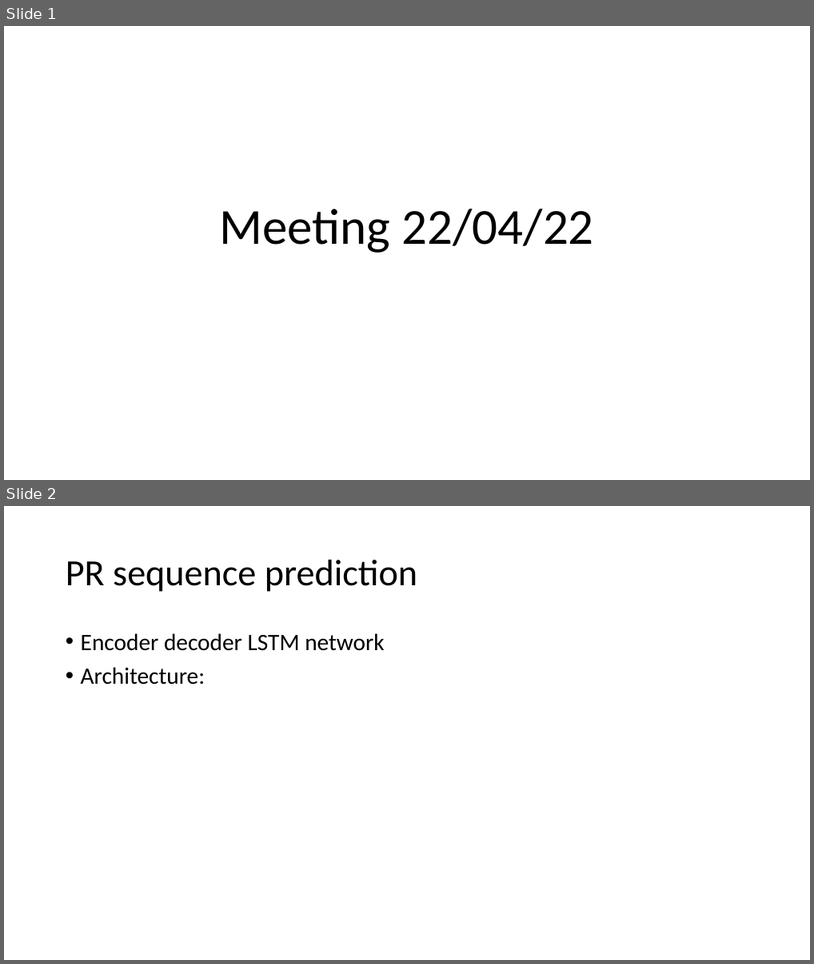
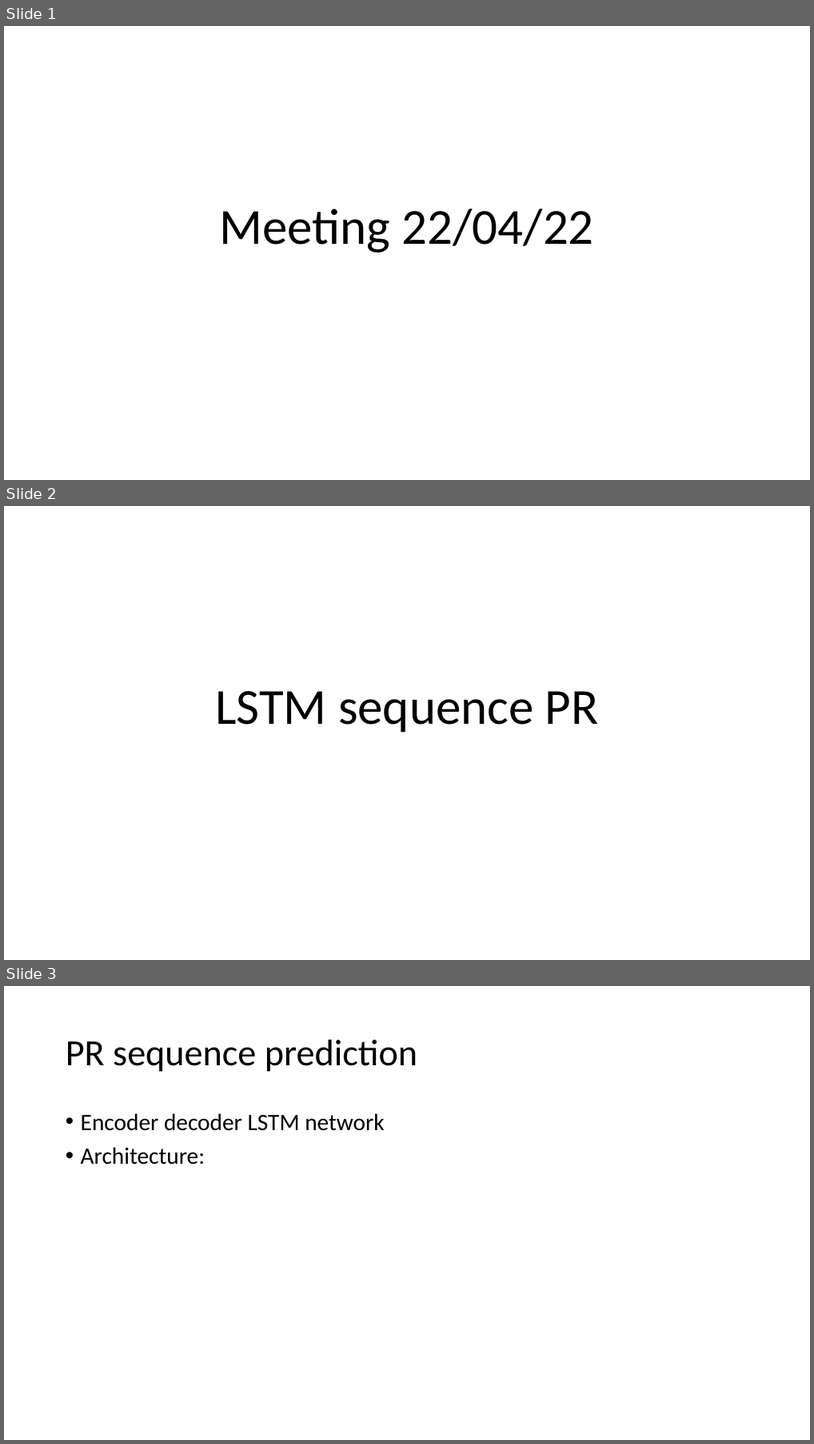
Before and after one commit to lancedw/3D-state-prediction-for-surface-vessels-using-IMU-data-and-images, a slide deck: Documentation/Presentations/Meeting 22-04-22.pptx. Shown one above the other, each under a label of ours: slides 1 and 2 before the commit, slides 1, 2 and 3 after it. The pictures are 814x964 and 814x1444 pixels, drawn with LibreOffice and Linux fonts; fonts in the diff are those of the drawing. Boxes give left, top, right and bottom in pixels: in the first picture for what was removed or moved away, otherwise in the second. Text is boxed around its words. In the diff, an @@ line names an element or a change of style, - is before the commit and + after.

```diff
--- a/Documentation/Presentations/Meeting 22-04-22.pptx
+++ b/Documentation/Presentations/Meeting 22-04-22.pptx
@@ slide 2 added at [4,506,810,960], background #FFFFFF @@
@@ title added at [215,691,599,732], 60 pt, text #000000 @@
+LSTM sequence PR
@@ what was slide 2 is now slide 3 @@
```
Also in this commit, not shown: 3 other slides added, 7 other files.
